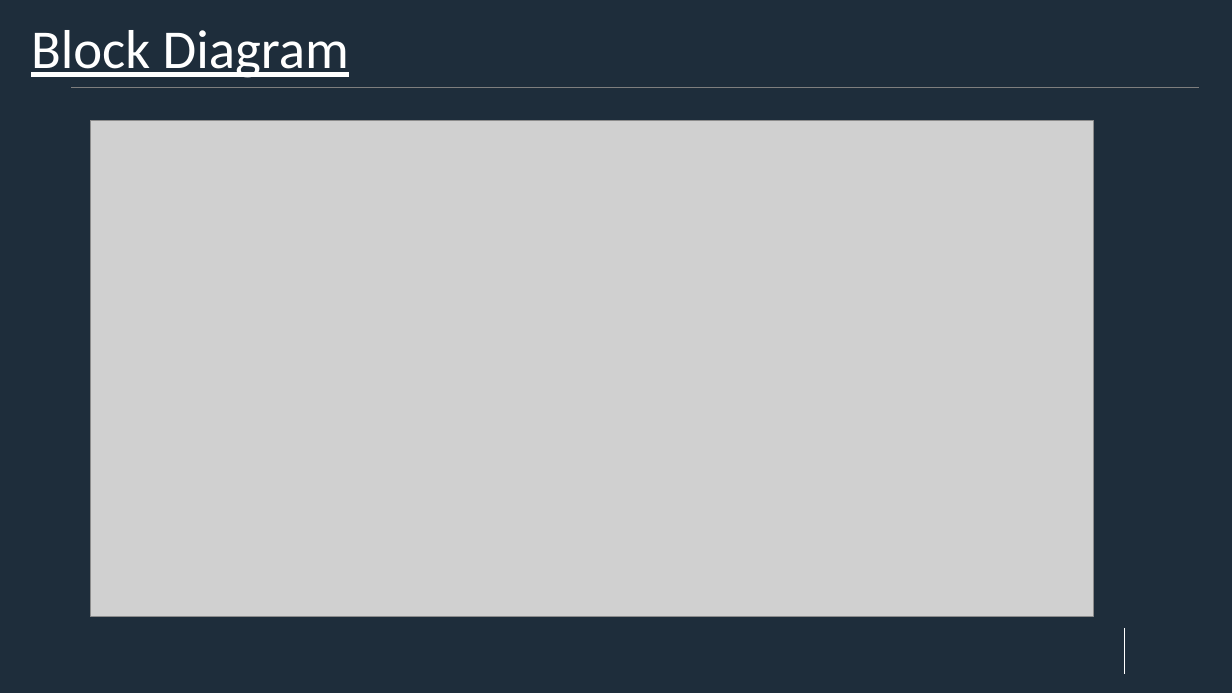
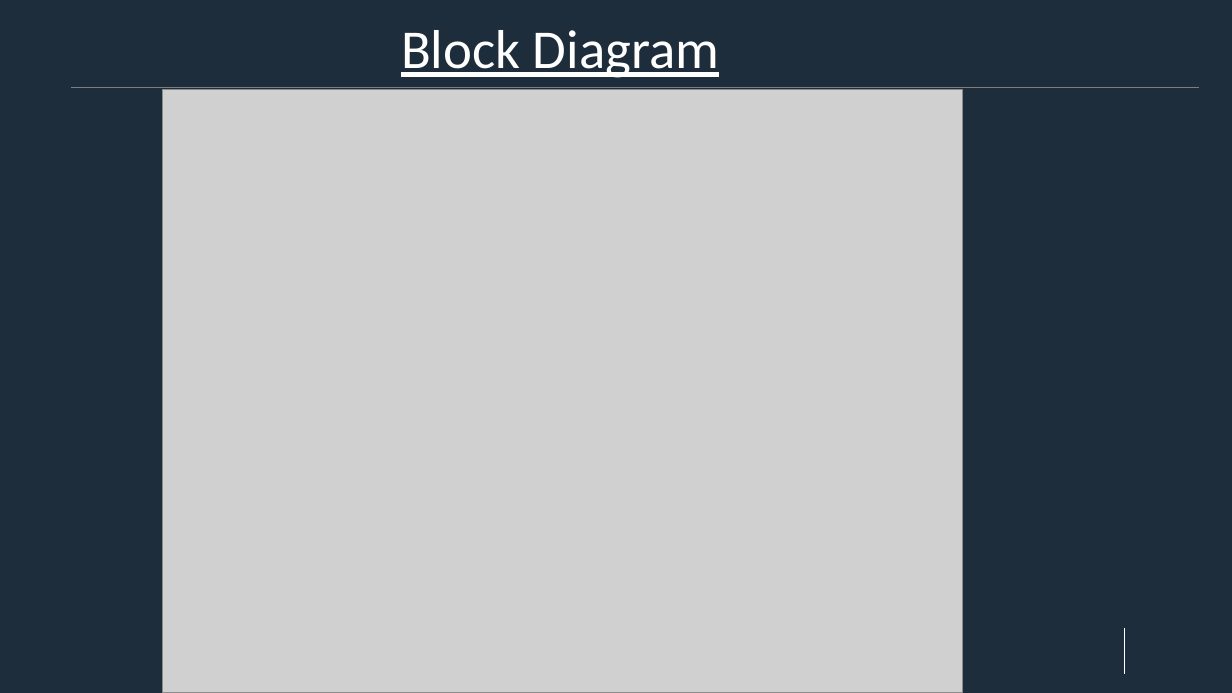
Before and after one commit to RaktimRay/deloitte-case-study-2, a slide deck: slide 7 of AWS_Case_Study_2.pptx (slide 8 before the commit). Drawn at 1232x693 pixels with LibreOffice and Linux fonts; fonts in the diff are those of the drawing; grey boxes stand for pictures; background and template pictures are left out. Boxes give left, top, right and bottom in pixels: in the first picture for what was removed or moved away, otherwise in the second. Text is boxed around its words. In the diff, an @@ line names an element or a change of style, - is before the commit and + after.

```diff
--- a/AWS_Case_Study_2.pptx
+++ b/AWS_Case_Study_2.pptx
@@ title "Block Diagram": place and size @@
-title "Block Diagram" at [31, 30, 349, 78]
+title "Block Diagram" at [401, 30, 719, 78]
@@ picture: place and size @@
-picture at [91, 120, 1093, 616]
+picture at [163, 90, 962, 693]
```
Also in this commit, not shown: 6 other slides changed, 4 slides added, 1 slide removed.
